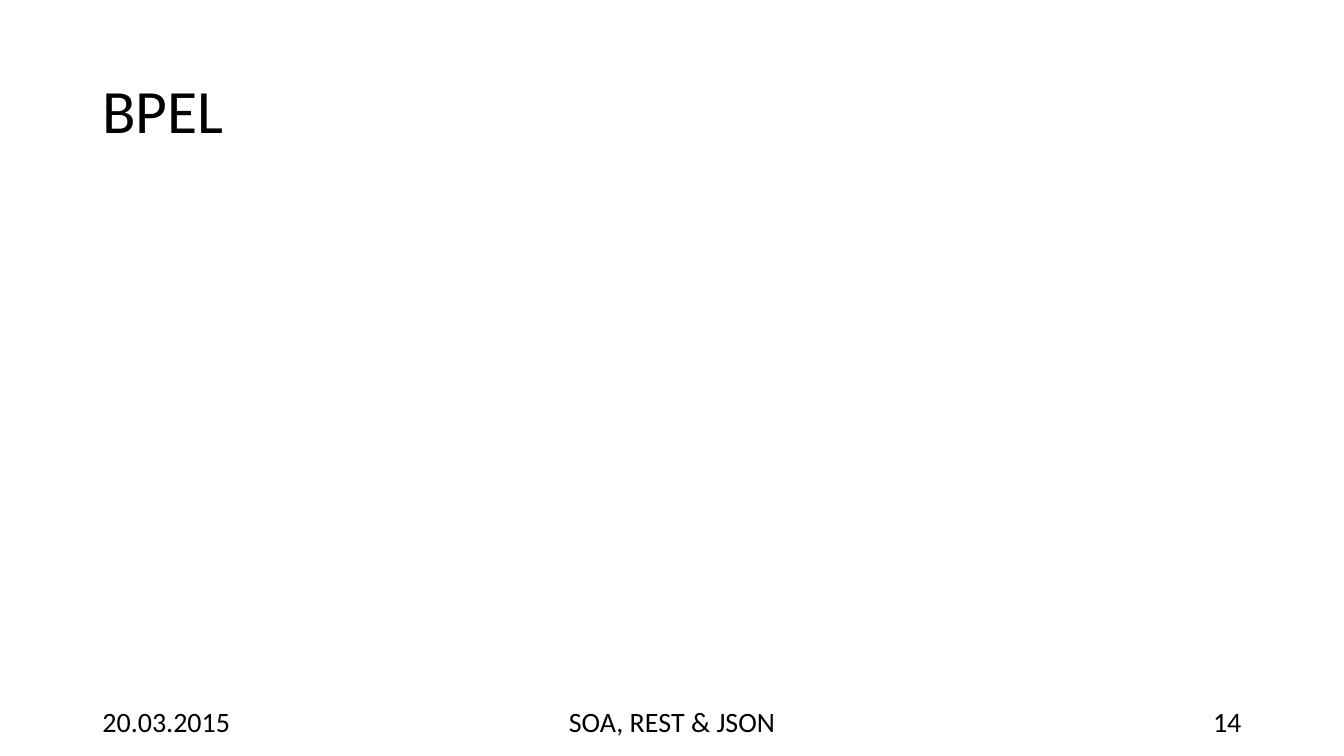
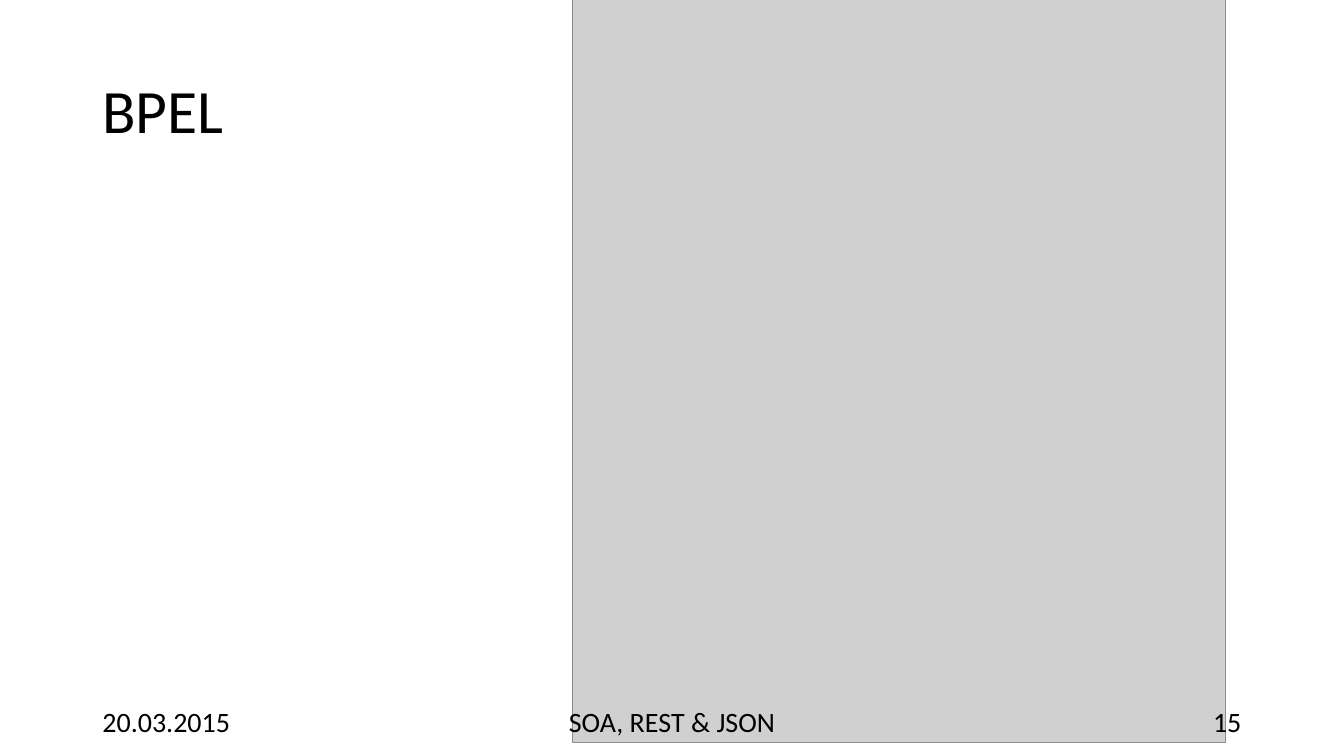
Before and after one commit to hsiegel-tgm/SOA2, a slide deck: slide 15 of p2.pptx (slide 14 before the commit). Drawn at 1344x756 pixels with LibreOffice and Linux fonts; fonts in the diff are those of the drawing; grey boxes stand for pictures. Boxes give left, top, right and bottom in pixels: in the first picture for what was removed or moved away, otherwise in the second. Text is boxed around its words. In the diff, an @@ line names an element or a change of style, - is before the commit and + after.

```diff
--- a/p2.pptx
+++ b/p2.pptx
@@ picture added at <box>573,0,1226,743</box> @@
@@ page number at <box>1213,708,1241,738</box>: text changed @@
-14
+15
```
Also in this commit, not shown: 5 other slides changed, 20 slides added, 4 other files.
